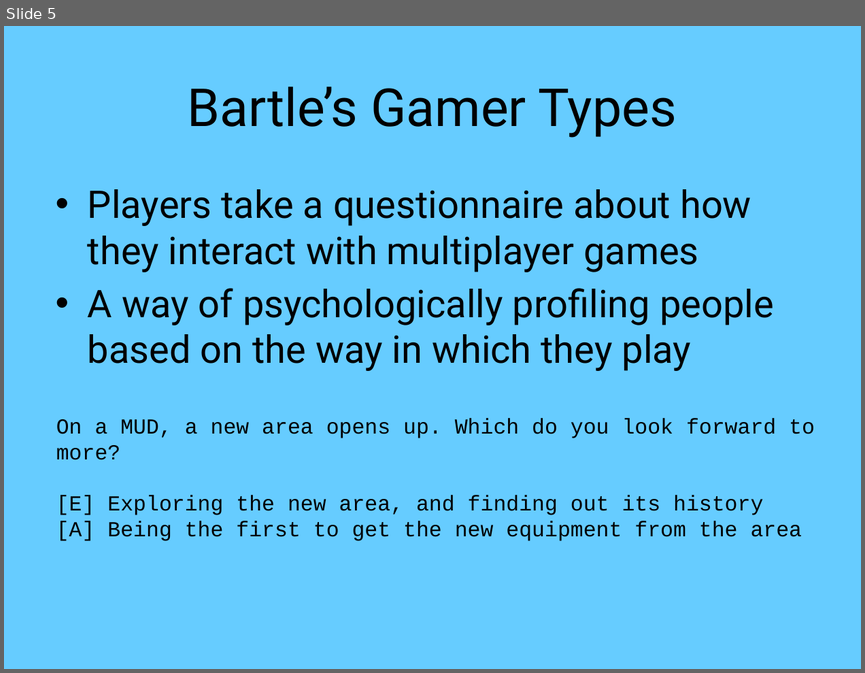
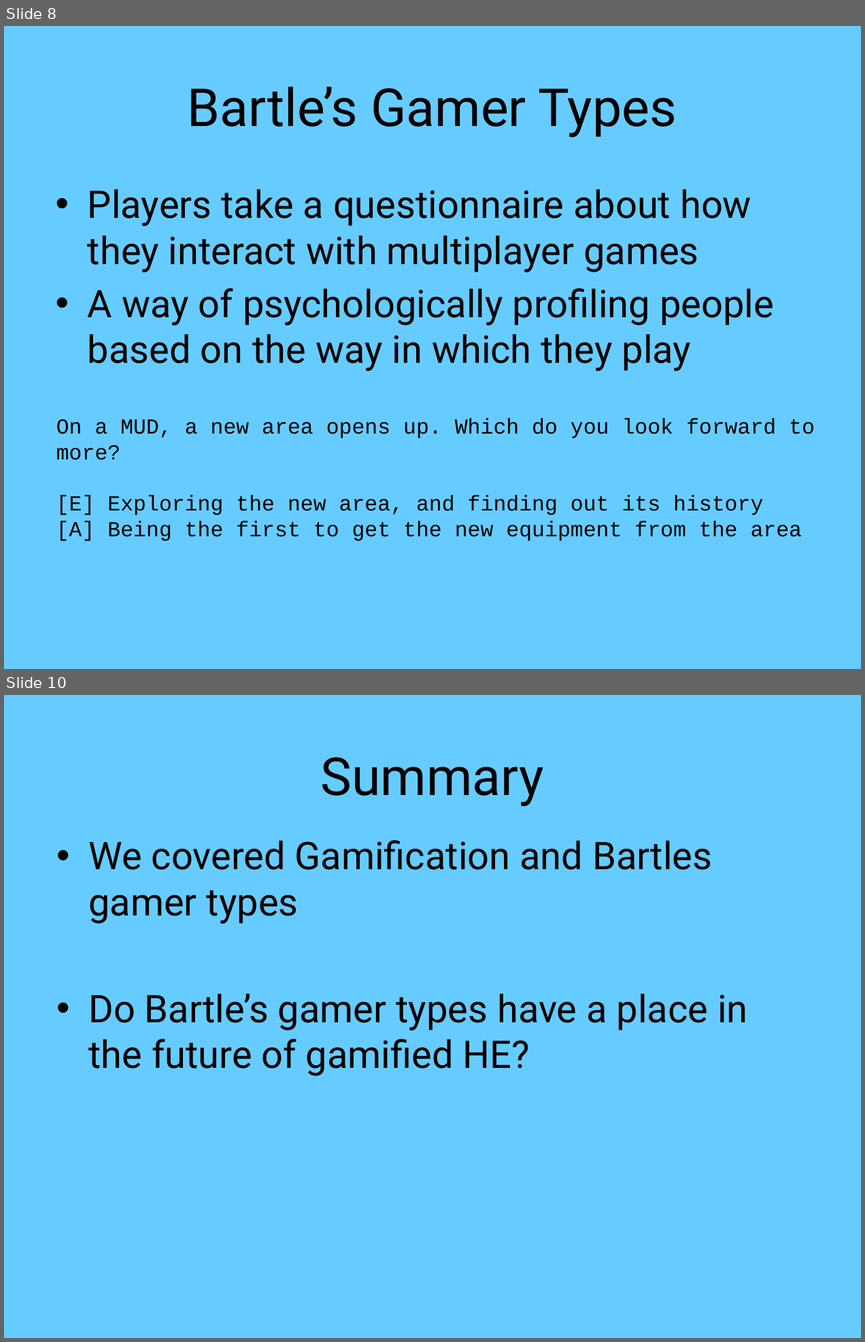
Before and after one commit to mcnutty26/dissertation, a slide deck: docs/presentation/master.pptx. Shown one above the other, each under a label of ours: slide 5 before the commit, slides 8 and 10 after it; the slides between them are not shown. The pictures are 865x673 and 865x1342 pixels, drawn with LibreOffice and Linux fonts; fonts in the diff are those of the drawing. Boxes give left, top, right and bottom in pixels: in the first picture for what was removed or moved away, otherwise in the second. Text is boxed around its words. In the diff, an @@ line names an element or a change of style, - is before the commit and + after.

```diff
--- a/docs/presentation/master.pptx
+++ b/docs/presentation/master.pptx
@@ slide 10 added at (4,695,861,1338), background #66CCFF @@
@@ title added at (321,757,544,807), 44 pt, text #000000 @@
+Summary
@@ text added at (88,840,748,1076), 32 pt, text #000000 @@
+• We covered Gamification and Bartles gamer types
+• Do Bartle’s gamer types have a place in the future of gamified HE?
@@ what was slide 5 is now slide 8 @@
```
Also in this commit, not shown: 7 slides changed, 2 other slides added, 4 slides removed, 19 other files.
